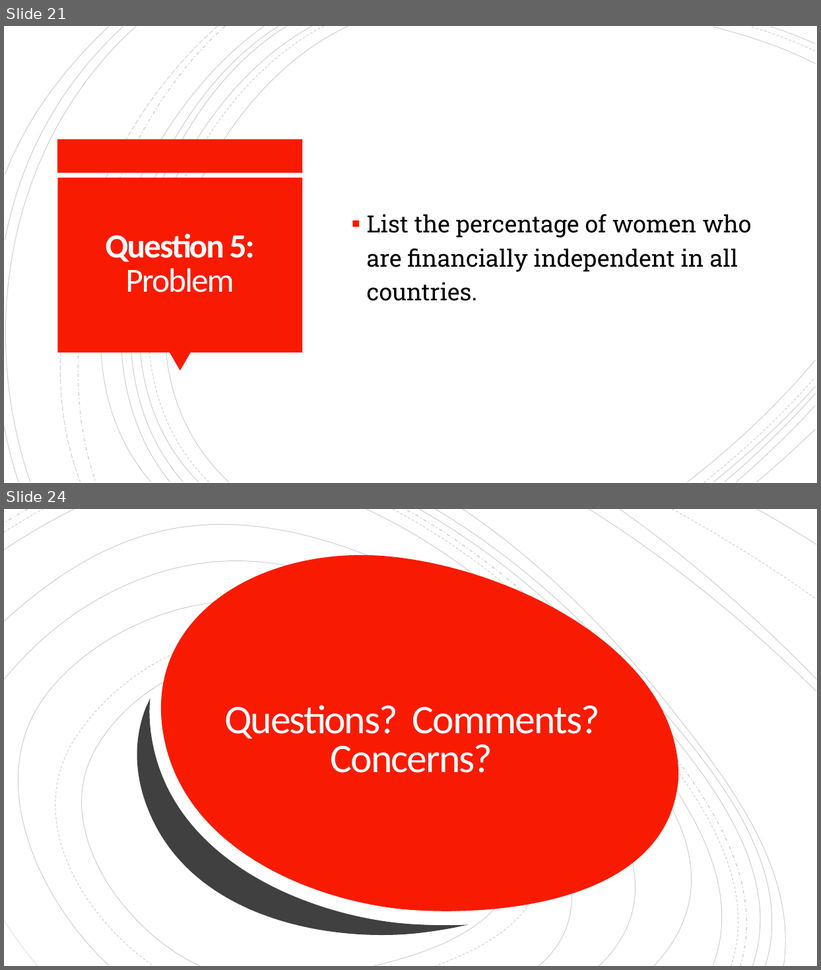
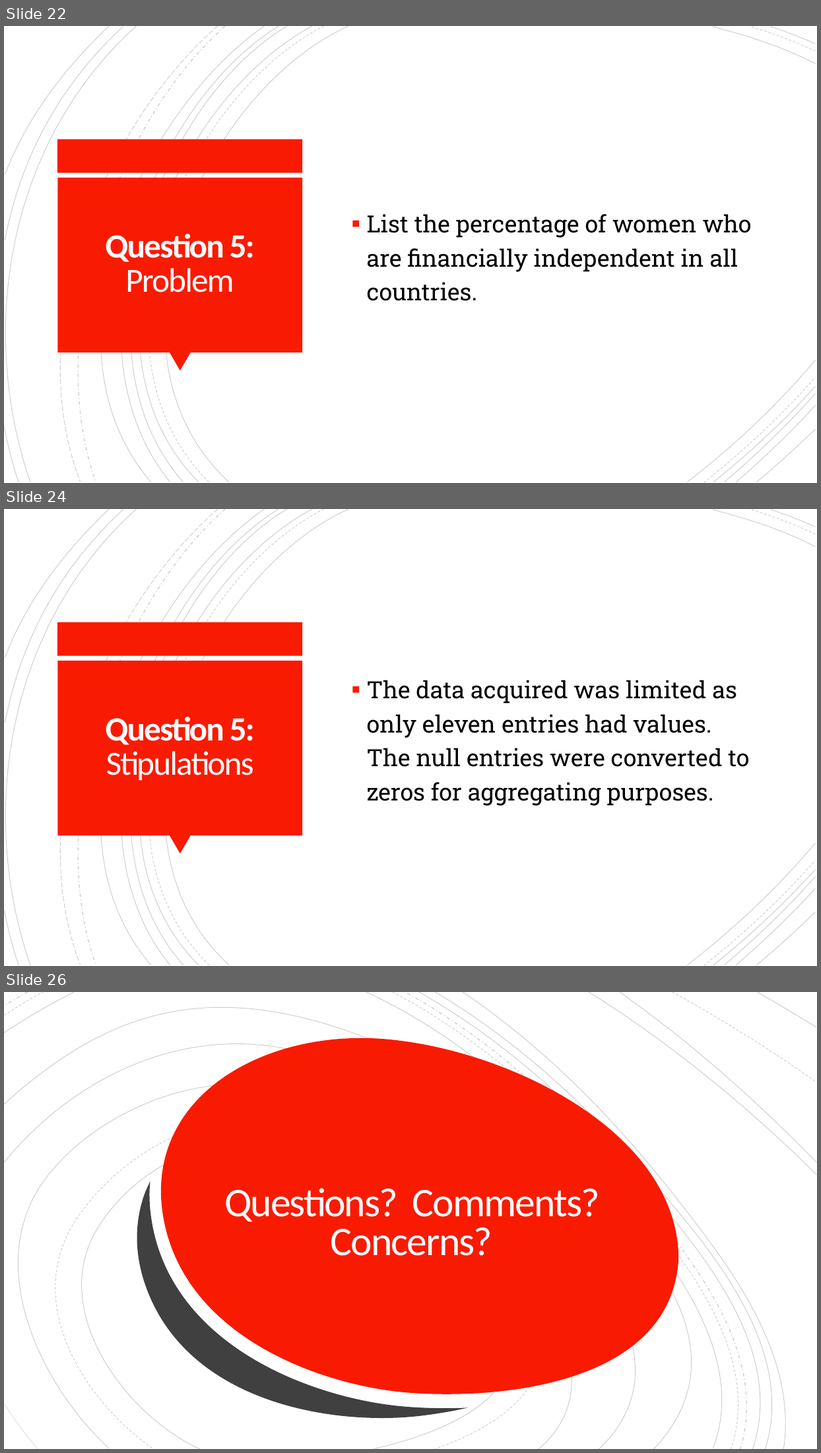
Before and after one commit to cordellsl/Project2, a slide deck: Project 2 Presentation.pptx. Shown one above the other, each under a label of ours: slides 21 and 24 before the commit, slides 22, 24 and 26 after it; the slides between them are not shown. The pictures are 821x970 and 821x1453 pixels, drawn with LibreOffice and Linux fonts; fonts in the diff are those of the drawing. Boxes give left, top, right and bottom in pixels: in the first picture for what was removed or moved away, otherwise in the second. Text is boxed around its words. In the diff, an @@ line names an element or a change of style, - is before the commit and + after.

```diff
--- a/Project 2 Presentation.pptx
+++ b/Project 2 Presentation.pptx
@@ slide 24 added at (4, 509, 817, 966), background #FFFFFF; not listed: 24 template elements that a slide beside it also shows @@
@@ text added at (367, 680, 749, 806), 28 pt, text #000000 @@
+▪ The data acquired was limited as only eleven entries had values. The null entries were converted to zeros for aggregating purposes.
@@ title added at (105, 717, 255, 781), 40 pt, text #FFFEFF @@
+Question 5:
+Stipulations
@@ what was slide 21 is now slide 22 @@
@@ what was slide 24 is now slide 26 @@
```
Also in this commit, not shown: 10 slides changed, 1 other slide added.
